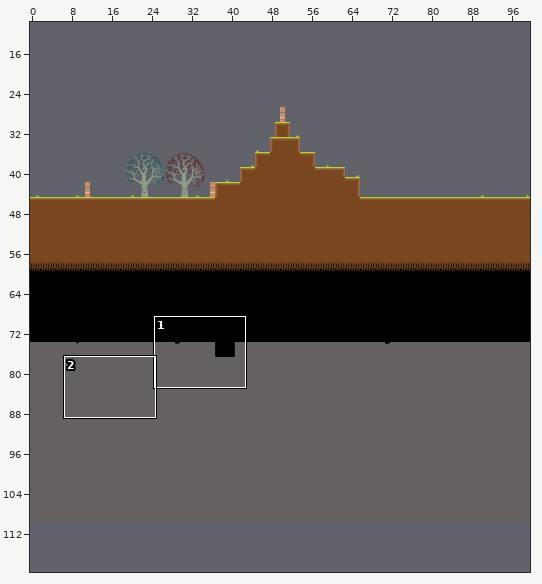
Two states of a Tiled map, game/maps/chapter1.tmx. Above, an overview of the earlier version with the close-up marked.
Close-up. Before the commit:
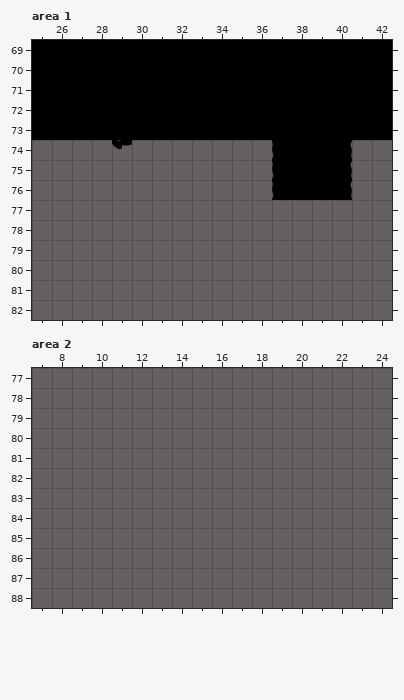
Cells are 32x32 px. Shown: area 1 x 25..42, y 69..82; area 2 x 7..24, y 77..88. The commit also changed other parts of the map, which this record leaves out. The old version is drawn lined up with the new one.
Now the later version:
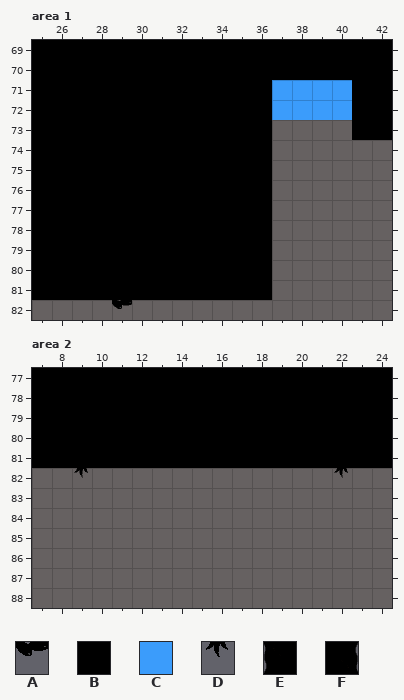
Key: from "ground_elements": A 3, B 8 "ground", C 11 "death", D 13, E 15 "ground", F 16 "ground1".
_ is an empty cell.
What changed:
{"change": "map size 100x100 -> 100x120 cells (old content now starts at 0,10; both pictures use the new coordinates)"}
{"where": "layer \"Golgota_1\", area 1"}
{"y":71,"x":37,"old":"BBBB","new":"CCCC"}
{"y":72,"x":37,"old":"BBBB","new":"CCCC"}
{"y":73,"x":37,"old":"BBBB","new":"____"}
{"y":74,"x":25,"old":"____A_______EBBF","new":"BBBBBBBBBBBB____"}
{"y":75,"x":25,"old":"____________EBBF","new":"BBBBBBBBBBBB____"}
{"y":76,"x":25,"old":"____________EBBF","new":"BBBBBBBBBBBB____"}
{"y":77,"x":25,"old":"____________","new":"BBBBBBBBBBBB"}
{"y":78,"x":25,"old":"____________","new":"BBBBBBBBBBBB"}
{"y":79,"x":25,"old":"____________","new":"BBBBBBBBBBBB"}
{"y":80,"x":25,"old":"____________","new":"BBBBBBBBBBBB"}
{"y":81,"x":25,"old":"____________","new":"BBBBBBBBBBBB"}
{"y":82,"x":29,"old":"_","new":"A"}
{"where": "layer \"Golgota_1\", area 2"}
{"y":77,"x":7,"old":"__________________","new":"BBBBBBBBBBBBBBBBBB"}
{"y":78,"x":7,"old":"__________________","new":"BBBBBBBBBBBBBBBBBB"}
{"y":79,"x":7,"old":"__________________","new":"BBBBBBBBBBBBBBBBBB"}
{"y":80,"x":7,"old":"__________________","new":"BBBBBBBBBBBBBBBBBB"}
{"y":81,"x":7,"old":"__________________","new":"BBBBBBBBBBBBBBBBBB"}
{"y":82,"x":9,"old":"_","new":"D"}
{"y":82,"x":22,"old":"_","new":"D"}
